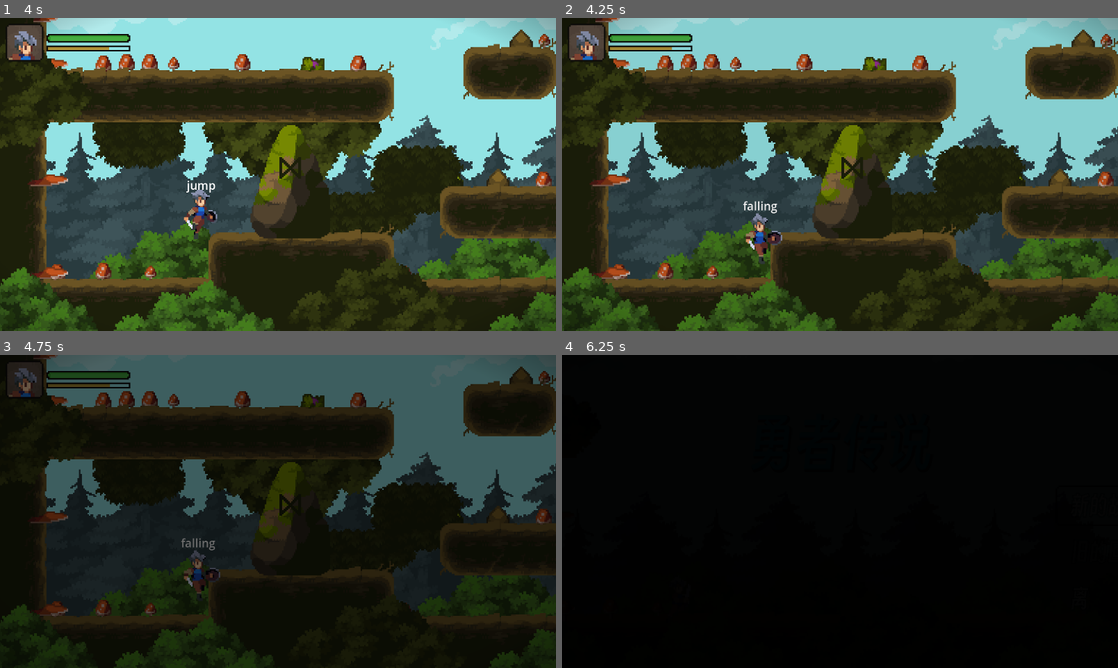
Above: before the commit, frames 1-4 (two rows, left to right).
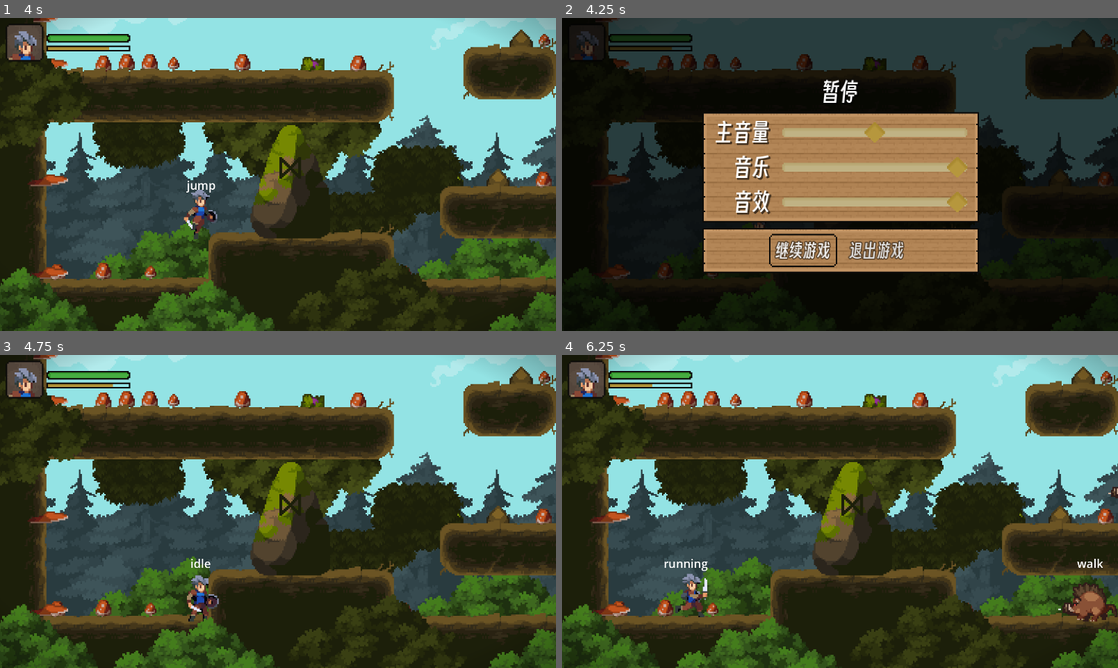
Above: after the commit, the same moments.

Repository: SKYDESTROY/lengend_of_knight
Game: Godot game, scene res://UI/title_screen.tscn
The game is run twice, just before and just after one commit, with the same random seed, the same clock (stepped at 60 frames per second) and the same inputs.
Inputs (mouse positions are in pixels of both pictures, inside the frame that each line leads up to):
- Up to frame 1 (4 s): tap Enter at 0.5 s; move the mouse to (400, 158) at 0.52 s; hold J (attack) 0.53-1.28 s; hold Right (move_right) 0.53-2.03 s; tap Space (jump) at 0.77, 1.52, 3.02, 3.77 s; move the mouse to (166, 190) at 1.27 s; tap E (interact) at 1.35 s; move the mouse to (333, 105) at 2.02 s; hold Left (move_left) 2.03-2.78 s; hold K (sliding) 2.03-2.78 s; move the mouse to (250, 237) at 2.77 s; hold Right (move_right) from 2.78 s (still down); tap J (attack) at 2.85 s; move the mouse to (444, 221) at 3.52 s; hold E (interact) from 3.53 s (still down)
- Up to frame 2 (4.25 s): keep holding Right (move_right); keep holding E (interact); tap Escape (ui_cancel) at 4.15 s
- Up to frame 3 (4.75 s): release Right (move_right) at 4.25 s; release E (interact) at 4.25 s; click (239, 586) at 4.25 s, where only the run after the commit has a clickable "继续游戏"
- Up to frame 4 (6.25 s): move the mouse to (673, 464) at 5.02 s; hold Left (move_left) 5.03-5.78 s; tap K (sliding) at 5.1 s; tap Space (jump) at 5.27 s; move the mouse to (867, 511) at 5.77 s; hold Right (move_right) from 5.78 s (still down); hold J (attack) from 5.78 s (still down)

Frame 1 is identical in both runs. In frame 2, 83% of the frame differs, in the area x 0-100%, y 0-100%; in frame 3, 70%; in frame 4, 100%.

Commit message:
暂停界面

Diff:
--- a/UI/maintheme.tres
+++ b/UI/maintheme.tres
@@ -19,11 +19,11 @@
 
 [sub_resource type="AtlasTexture" id="AtlasTexture_fo4jf"]
 atlas = ExtResource("1_fo4jf")
-region = Rect2(3, 130, 11, 11)
+region = Rect2(65, 161, 14, 14)
 
 [sub_resource type="AtlasTexture" id="AtlasTexture_imv5r"]
 atlas = ExtResource("1_fo4jf")
-region = Rect2(19, 130, 11, 11)
+region = Rect2(65, 113, 14, 14)
 
 [sub_resource type="StyleBoxEmpty" id="StyleBoxEmpty_nw7ks"]
 
@@ -33,7 +33,21 @@
 texture_margin_top = 3.0
 texture_margin_right = 2.0
 texture_margin_bottom = 3.0
-region_rect = Rect2(95, 207, 18, 18)
+region_rect = Rect2(49, 97, 14, 14)
+
+[sub_resource type="StyleBoxTexture" id="StyleBoxTexture_fo4jf"]
+content_margin_left = 8.0
+content_margin_top = 4.0
+content_margin_right = 8.0
+content_margin_bottom = 4.0
+texture = ExtResource("1_fo4jf")
+texture_margin_left = 3.0
+texture_margin_top = 3.0
+texture_margin_right = 3.0
+texture_margin_bottom = 3.0
+axis_stretch_horizontal = 1
+axis_stretch_vertical = 2
+region_rect = Rect2(64, 272, 16, 16)
 
 [resource]
 default_font = ExtResource("1_o13qi")
@@ -51,3 +65,5 @@
 HSlider/styles/grabber_area = SubResource("StyleBoxEmpty_nw7ks")
 HSlider/styles/grabber_area_highlight = SubResource("StyleBoxEmpty_nw7ks")
 HSlider/styles/slider = SubResource("StyleBoxTexture_ys2u5")
+Label/colors/font_shadow_color = Color(0, 0, 0, 0.54509807)
+PanelContainer/styles/panel = SubResource("StyleBoxTexture_fo4jf")
--- /dev/null
+++ b/UI/pause_screen.gd
@@ -0,0 +1,25 @@
+extends Control
+@onready var resume: Button = $V/Actions/H/Resume
+func _ready() -> void:
+	self.process_mode = Node.PROCESS_MODE_WHEN_PAUSED
+	hide()
+	SoundManager.setup_ui_sound(self)
+	visibility_changed.connect(func ():
+		get_tree().paused = visible
+		)
+
+func showpause():
+	show()
+	resume.grab_focus()
+
+func _input(event: InputEvent) -> void:
+	if event.is_action_pressed("pause"):
+		hide()
+		get_window().set_input_as_handled()
+
+func _on_quit_pressed() -> void:
+	Game.backtotitle()
+
+
+func _on_resume_pressed() -> void:
+	hide()
--- /dev/null
+++ b/UI/pause_screen.tscn
@@ -0,0 +1,106 @@
+[gd_scene load_steps=4 format=3 uid="uid://4wv76igfgble"]
+
+[ext_resource type="PackedScene" uid="uid://ihanr3s4anea" path="res://UI/volumeslider.tscn" id="1_k1q3y"]
+[ext_resource type="Theme" uid="uid://qxewdenqjq8p" path="res://UI/maintheme.tres" id="1_pqas3"]
+[ext_resource type="Script" uid="uid://drjojorx1bh4j" path="res://UI/pause_screen.gd" id="2_4pmby"]
+
+[node name="PauseScreen" type="Control"]
+layout_mode = 3
+anchors_preset = 15
+anchor_right = 1.0
+anchor_bottom = 1.0
+grow_horizontal = 2
+grow_vertical = 2
+theme = ExtResource("1_pqas3")
+script = ExtResource("2_4pmby")
+
+[node name="ColorRect" type="ColorRect" parent="."]
+layout_mode = 1
+anchors_preset = 15
+anchor_right = 1.0
+anchor_bottom = 1.0
+grow_horizontal = 2
+grow_vertical = 2
+color = Color(0, 0, 0, 0.7294118)
+
+[node name="V" type="VBoxContainer" parent="."]
+layout_mode = 1
+anchors_preset = 8
+anchor_left = 0.5
+anchor_top = 0.5
+anchor_right = 0.5
+anchor_bottom = 0.5
+grow_horizontal = 2
+grow_vertical = 2
+
+[node name="Label" type="Label" parent="V"]
+layout_mode = 2
+text = "暂停"
+horizontal_alignment = 1
+vertical_alignment = 1
+
+[node name="AudioSettings" type="PanelContainer" parent="V"]
+layout_mode = 2
+
+[node name="G" type="GridContainer" parent="V/AudioSettings"]
+layout_mode = 2
+theme_override_constants/h_separation = 8
+columns = 2
+
+[node name="Label" type="Label" parent="V/AudioSettings/G"]
+layout_mode = 2
+text = "主音量"
+horizontal_alignment = 2
+vertical_alignment = 1
+
+[node name="volumeslider" parent="V/AudioSettings/G" instance=ExtResource("1_k1q3y")]
+custom_minimum_size = Vector2(128, 0)
+layout_mode = 2
+size_flags_horizontal = 3
+size_flags_vertical = 4
+
+[node name="Label2" type="Label" parent="V/AudioSettings/G"]
+layout_mode = 2
+text = "音乐"
+horizontal_alignment = 2
+vertical_alignment = 1
+
+[node name="volumeslider2" parent="V/AudioSettings/G" instance=ExtResource("1_k1q3y")]
+custom_minimum_size = Vector2(128, 0)
+layout_mode = 2
+size_flags_horizontal = 3
+size_flags_vertical = 4
+bus = &"BGM"
+
+[node name="Label3" type="Label" parent="V/AudioSettings/G"]
+layout_mode = 2
+text = "音效"
+horizontal_alignment = 2
+vertical_alignment = 1
+
+[node name="volumeslider3" parent="V/AudioSettings/G" instance=ExtResource("1_k1q3y")]
+custom_minimum_size = Vector2(128, 0)
+layout_mode = 2
+size_flags_horizontal = 3
+size_flags_vertical = 4
+bus = &"SFX"
+
+[node name="Actions" type="PanelContainer" parent="V"]
+layout_mode = 2
+
+[node name="H" type="HBoxContainer" parent="V/Actions"]
+layout_mode = 2
+alignment = 1
+
+[node name="Resume" type="Button" parent="V/Actions/H"]
+layout_mode = 2
+theme_override_font_sizes/font_size = 12
+text = "继续游戏"
+
+[node name="Quit" type="Button" parent="V/Actions/H"]
+layout_mode = 2
+theme_override_font_sizes/font_size = 12
+text = "退出游戏"
+
+[connection signal="pressed" from="V/Actions/H/Resume" to="." method="_on_resume_pressed"]
+[connection signal="pressed" from="V/Actions/H/Quit" to="." method="_on_quit_pressed"]
--- a/UI/title_screen.gd
+++ b/UI/title_screen.gd
@@ -8,9 +8,8 @@
 	loadgame.disabled = not Game.hassave()
 	#键盘焦点
 	newgame.grab_focus()
-	#鼠标焦点
-	for button :Button in v.get_children():
-		button.mouse_entered.connect(button.grab_focus)
+
+
 	SoundManager.setup_ui_sound(self)
 	if bgm:
 		SoundManager.play_bgm(bgm)
--- a/global/sound_manager.gd
+++ b/global/sound_manager.gd
@@ -26,6 +26,13 @@
 	if button:
 		button.pressed.connect(play_sfx.bind("UIpress"))
 		button.focus_entered.connect(play_sfx.bind("UIfocus"))
+		button.mouse_entered.connect(button.grab_focus)
+	var slider := node as Slider
+	if slider :
+		slider.value_changed.connect(play_sfx.bind("UIpress").unbind(1))
+		slider.focus_entered.connect(play_sfx.bind("UIfocus"))
+		slider.mouse_entered.connect(slider.grab_focus)
+
 	for child in node.get_children():
 		setup_ui_sound(child)
 
--- a/player.gd
+++ b/player.gd
@@ -67,6 +67,7 @@
 @onready var slidingrequsttimer: Timer = $slidingrequsttimer
 @onready var interaction_icon: AnimatedSprite2D = $interactionIcon
 @onready var gameoverscreen: Control = $CanvasLayer/Gameoverscreen
+@onready var pause_screen: Control = $CanvasLayer/PauseScreen
 
 func _ready() -> void:
 	add_to_group("player")
@@ -89,6 +90,9 @@
 			velocity.y = JUMP_VELOCITY/2
 	if event.is_action_pressed("attack") and cancombo:
 		iscomborequest = true
+	if event.is_action_pressed("pause"):
+		pause_screen.showpause()
+
 #贴墙和手部脚部射线检测都通过才允许滑墙，防止空气爬
 func canwallslide() ->bool:
 	return is_on_wall() and handcheck.is_colliding() and footcheck.is_colliding()
--- a/player.tscn
+++ b/player.tscn
@@ -9,6 +9,7 @@
 [ext_resource type="PackedScene" uid="uid://b150gx7g836s4" path="res://UI/status_panel.tscn" id="8_dw050"]
 [ext_resource type="Texture2D" uid="uid://dyn646oebrk5d" path="res://resource/gdb-keyboard-2.png" id="9_b26j0"]
 [ext_resource type="PackedScene" uid="uid://bs2o73yejcpcm" path="res://UI/gameoverscreen.tscn" id="9_n7ghd"]
+[ext_resource type="PackedScene" uid="uid://4wv76igfgble" path="res://UI/pause_screen.tscn" id="9_nvl01"]
 
 [sub_resource type="RectangleShape2D" id="RectangleShape2D_2hs0m"]
 size = Vector2(12, 29)
@@ -1244,6 +1245,8 @@
 
 [node name="Gameoverscreen" parent="CanvasLayer" instance=ExtResource("9_n7ghd")]
 
+[node name="PauseScreen" parent="CanvasLayer" instance=ExtResource("9_nvl01")]
+
 [node name="interactionIcon" type="AnimatedSprite2D" parent="."]
 position = Vector2(0, -53)
 sprite_frames = SubResource("SpriteFrames_bwjto")
--- a/project.godot
+++ b/project.godot
@@ -65,6 +65,11 @@
 "events": [Object(InputEventKey,"resource_local_to_scene":false,"resource_name":"","device":-1,"window_id":0,"alt_press …(192 unchanged characters)…
 ]
 }
+pause={
+"deadzone": 0.2,
+"events": [Object(InputEventKey,"resource_local_to_scene":false,"resource_name":"","device":-1,"window_id":0,"alt_pressed":false,"shift_pressed":false,"ctrl_pressed":false,"meta_pressed":false,"pressed":false,"keycode":0,"physical_keycode":4194305,"key_label":0,"unicode":0,"location":0,"echo":false,"script":null)
+]
+}
 
 [layer_names]
 
--- a/world/forest/world.gd
+++ b/world/forest/world.gd
@@ -42,6 +42,3 @@
 		var path := get_path_to(node) as String
 		if path not in dictionary.enemy_alive:
 			node.queue_free()
-func _unhandled_input(event: InputEvent) -> void:
-	if event.is_action_pressed("ui_cancel"):
-		Game.backtotitle()
Not shown: 1 places in UI/maintheme.tres that only renumber resources
Not shown, added: UI/pause_screen.gd.uid
Not shown: 1 places in player.tscn that only renumber resources
